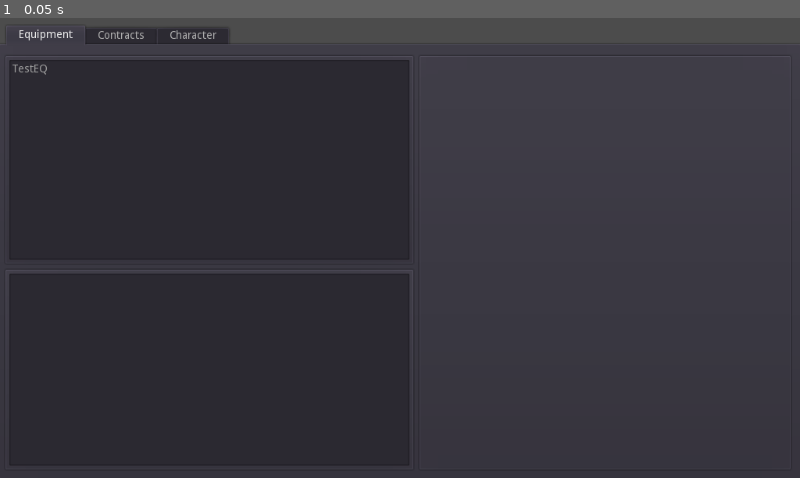
Above: before the commit, frame 1.
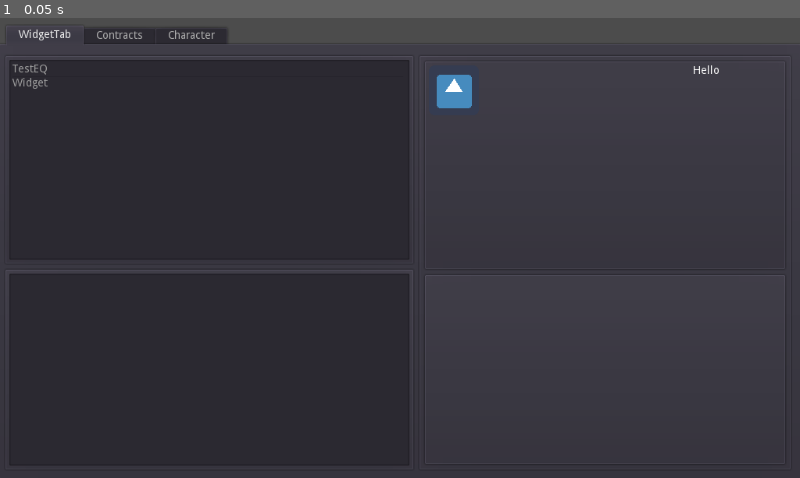
Above: after the commit, the same moment.

Repository: maxmurder/OpenEVA
Game: Godot game, scene res://scenes/UI/GUI.tscn
Two runs of this game, one before a commit and one after it. Both use one fixed random seed, a clock stepped at 60 frames per second and the inputs below. The engine's default icon, where the game draws it, is replaced by a stand-in: a white triangle on a blue panel in a dark square.
Inputs:
- Up to frame 1 (0.05 s): no input

The runs differ from the first frame. In frame 1, 0.6% of the frame differs, in the area x 1-90%, y 1-57%.

Commit message:
change "equipment" to "widget" work on widget ui

Diff:
--- a/default_env.tres
+++ b/default_env.tres
@@ -1,100 +1,14 @@
 [gd_resource type="Environment" load_steps=2 format=2]
 
 [sub_resource type="ProceduralSky" id=1]
-
-radiance_size = 4
 sky_top_color = Color( 0.0470588, 0.454902, 0.976471, 1 )
 sky_horizon_color = Color( 0.556863, 0.823529, 0.909804, 1 )
 sky_curve = 0.25
-sky_energy = 1.0
 ground_bottom_color = Color( 0.101961, 0.145098, 0.188235, 1 )
 ground_horizon_color = Color( 0.482353, 0.788235, 0.952941, 1 )
 ground_curve = 0.01
-ground_energy = 1.0
-sun_color = Color( 1, 1, 1, 1 )
-sun_latitude = 35.0
-sun_longitude = 0.0
-sun_angle_min = 1.0
-sun_angle_max = 100.0
-sun_curve = 0.05
 sun_energy = 16.0
-texture_size = 2
 
 [resource]
-
 background_mode = 2
 background_sky = SubResource( 1 )
-background_sky_custom_fov = 0.0
-background_color = Color( 0, 0, 0, 1 )
-background_energy = 1.0
-background_canvas_max_layer = 0
-ambient_light_color = Color( 0, 0, 0, 1 )
-ambient_light_energy = 1.0
-ambient_light_sky_contribution = 1.0
-fog_enabled = false
-fog_color = Color( 0.5, 0.6, 0.7, 1 )
-fog_sun_color = Color( 1, 0.9, 0.7, 1 )
-fog_sun_amount = 0.0
-fog_depth_enabled = true
-fog_depth_begin = 10.0
-fog_depth_curve = 1.0
-fog_transmit_enabled = false
-fog_transmit_curve = 1.0
-fog_height_enabled = false
-fog_height_min = 0.0
-fog_height_max = 100.0
-fog_height_curve = 1.0
-tonemap_mode = 0
-tonemap_exposure = 1.0
-tonemap_white = 1.0
-auto_exposure_enabled = false
-auto_exposure_scale = 0.4
-auto_exposure_min_luma = 0.05
-auto_exposure_max_luma = 8.0
-auto_exposure_speed = 0.5
-ss_reflections_enabled = false
-ss_reflections_max_steps = 64
-ss_reflections_fade_in = 0.15
-ss_reflections_fade_out = 2.0
-ss_reflections_depth_tolerance = 0.2
-ss_reflections_roughness = true
-ssao_enabled = false
-ssao_radius = 1.0
-ssao_intensity = 1.0
-ssao_radius2 = 0.0
-ssao_intensity2 = 1.0
-ssao_bias = 0.01
-ssao_light_affect = 0.0
-ssao_color = Color( 0, 0, 0, 1 )
-ssao_quality = 0
-ssao_blur = 3
-ssao_edge_sharpness = 4.0
-dof_blur_far_enabled = false
-dof_blur_far_distance = 10.0
-dof_blur_far_transition = 5.0
-dof_blur_far_amount = 0.1
-dof_blur_far_quality = 1
-dof_blur_near_enabled = false
-dof_blur_near_distance = 2.0
-dof_blur_near_transition = 1.0
-dof_blur_near_amount = 0.1
-dof_blur_near_quality = 1
-glow_enabled = false
-glow_levels/1 = false
-glow_levels/2 = false
-glow_levels/3 = true
-glow_levels/4 = false
-glow_levels/5 = true
-glow_levels/6 = false
-glow_levels/7 = false
-glow_intensity = 0.8
-glow_strength = 1.0
-glow_bloom = 0.0
-glow_blend_mode = 2
-glow_hdr_threshold = 1.0
-glow_hdr_scale = 2.0
-glow_bicubic_upscale = false
-adjustment_enabled = false
-adjustment_brightness = 1.0
-adjustment_contrast = 1.0
-adjustment_saturation = 1.0
--- a/project.godot
+++ b/project.godot
@@ -6,7 +6,12 @@
 ;   [section] ; section goes between []
 ;   param=value ; assign values to parameters
 
-config_version=3
+config_version=4
+
+_global_script_classes=[  ]
+_global_script_class_icons={
+
+}
 
 [application]
 
--- /dev/null
+++ b/raw/part/parts.json
@@ -0,0 +1,32 @@
+[
+    {
+        "name": "screw",
+        "hp": 10,
+        "parts": [],
+        "tags":[]
+    },
+    {
+        "name": "washer",
+        "hp": 5,
+        "parts": [],
+        "tags":[]
+    },
+    {
+        "name": "nut",
+        "hp": 10,
+        "parts": [],
+        "tags":[]
+    },
+    {
+        "name": "bolt",
+        "hp": 10,
+        "parts": [],
+        "tags":[]
+    },
+    {
+        "name": "frame",
+        "hp": 100,
+        "parts": [],
+        "tags":["STRUCT"]
+    }
+]
--- /dev/null
+++ b/raw/widgets/widget.json
@@ -0,0 +1,10 @@
+{
+    "name": "Widget",
+    "parts": [
+        {"name": "Screw", "type":"screw", "count":3 },
+        {"name": "Nut", "type":"nut", "count":1 },
+        {"name": "Bolt", "type":"bolt", "count":1 },
+        {"name": "Washer", "type": "washer", "count": 1},
+        {"name": "Frame", "type": "frame", "count": 1}
+    ]
+}
--- a/scenes/UI/GUI.tscn
+++ b/scenes/UI/GUI.tscn
@@ -1,250 +1,157 @@
-[gd_scene load_steps=3 format=2]
+[gd_scene load_steps=7 format=2]
 
-[ext_resource path="res://src/ui/inventory_list.gd" type="Script" id=1]
-[ext_resource path="res://src/ui/part_panel.gd" type="Script" id=2]
+[ext_resource path="res://src/ui/widget_ui.gd" type="Script" id=1]
+[ext_resource path="res://src/ui/inventory_list.gd" type="Script" id=2]
+[ext_resource path="res://src/ui/part_tree.gd" type="Script" id=3]
+[ext_resource path="res://src/ui/stats_panel.gd" type="Script" id=4]
+[ext_resource path="res://icon.png" type="Texture" id=5]
+[ext_resource path="res://src/ui/control_panel.gd" type="Script" id=6]
 
-[node name="GUI" type="MarginContainer" index="0"]
-
-anchor_left = 0.0
-anchor_top = 0.0
-anchor_right = 0.0
-anchor_bottom = 0.0
+[node name="GUI" type="MarginContainer"]
 margin_right = 1024.0
 margin_bottom = 600.0
-rect_pivot_offset = Vector2( 0, 0 )
-rect_clip_content = false
-mouse_filter = 0
-mouse_default_cursor_shape = 0
-size_flags_horizontal = 1
-size_flags_vertical = 1
 custom_constants/margin_right = 0
 custom_constants/margin_top = 20
 custom_constants/margin_left = 0
 custom_constants/margin_bottom = 0
-_sections_unfolded = [ "Anchor", "Margin", "Theme", "custom_constants" ]
 
-[node name="TabContainer" type="TabContainer" parent="." index="0"]
-
-anchor_left = 0.0
-anchor_top = 0.0
-anchor_right = 0.0
-anchor_bottom = 0.0
+[node name="TabContainer" type="TabContainer" parent="."]
 margin_top = 20.0
 margin_right = 1024.0
 margin_bottom = 600.0
-rect_pivot_offset = Vector2( 0, 0 )
-rect_clip_content = false
-mouse_filter = 0
-mouse_default_cursor_shape = 0
-size_flags_horizontal = 1
-size_flags_vertical = 1
 tab_align = 0
-tabs_visible = true
 
-[node name="Equipment" type="Tabs" parent="TabContainer" index="0"]
-
-anchor_left = 0.0
-anchor_top = 0.0
+[node name="WidgetTab" type="Tabs" parent="TabContainer"]
 anchor_right = 1.0
 anchor_bottom = 1.0
 margin_left = 4.0
 margin_top = 32.0
 margin_right = -4.0
 margin_bottom = -4.0
-rect_pivot_offset = Vector2( 0, 0 )
-rect_clip_content = false
-mouse_filter = 0
-mouse_default_cursor_shape = 0
-size_flags_horizontal = 1
-size_flags_vertical = 1
-tab_align = 1
-scrolling_enabled = true
 
-[node name="MarginContainer" type="MarginContainer" parent="TabContainer/Equipment" index="0"]
-
-anchor_left = 0.0
-anchor_top = 0.0
+[node name="Widget" type="MarginContainer" parent="TabContainer/WidgetTab"]
 anchor_right = 1.0
 anchor_bottom = 1.0
 margin_left = -4.0
-rect_pivot_offset = Vector2( 0, 0 )
-rect_clip_content = false
-mouse_filter = 0
-mouse_default_cursor_shape = 0
-size_flags_horizontal = 1
-size_flags_vertical = 1
 custom_constants/margin_right = 5
 custom_constants/margin_top = 5
 custom_constants/margin_left = 5
 custom_constants/margin_bottom = 5
+script = ExtResource( 1 )
 
-[node name="HBoxContainer" type="HBoxContainer" parent="TabContainer/Equipment/MarginContainer" index="0"]
-
-anchor_left = 0.0
-anchor_top = 0.0
-anchor_right = 0.0
-anchor_bottom = 0.0
+[node name="HBoxContainer" type="HBoxContainer" parent="TabContainer/WidgetTab/Widget"]
 margin_left = 5.0
 margin_top = 5.0
 margin_right = 1015.0
 margin_bottom = 539.0
-rect_pivot_offset = Vector2( 0, 0 )
-rect_clip_content = false
-mouse_filter = 1
-mouse_default_cursor_shape = 0
-size_flags_horizontal = 1
-size_flags_vertical = 1
-alignment = 0
-_sections_unfolded = [ "Theme", "custom_constants" ]
 
-[node name="VBox_Selection" type="VBoxContainer" parent="TabContainer/Equipment/MarginContainer/HBoxContainer" index="0"]
-
-anchor_left = 0.0
-anchor_top = 0.0
-anchor_right = 0.0
-anchor_bottom = 0.0
+[node name="SelectionBox" type="VBoxContainer" parent="TabContainer/WidgetTab/Widget/HBoxContainer"]
 margin_right = 526.0
 margin_bottom = 534.0
-rect_pivot_offset = Vector2( 0, 0 )
-rect_clip_content = false
-mouse_filter = 1
-mouse_default_cursor_shape = 0
-size_flags_horizontal = 1
-size_flags_vertical = 1
-alignment = 0
-_sections_unfolded = [ "Anchor", "Margin" ]
 
-[node name="EquipPanel" type="PanelContainer" parent="TabContainer/Equipment/MarginContainer/HBoxContainer/VBox_Selection" index="0"]
-
-anchor_left = 0.0
-anchor_top = 0.0
-anchor_right = 0.0
-anchor_bottom = 0.0
+[node name="EquipPanel" type="PanelContainer" parent="TabContainer/WidgetTab/Widget/HBoxContainer/SelectionBox"]
 margin_right = 526.0
 margin_bottom = 270.0
-rect_pivot_offset = Vector2( 0, 0 )
-rect_clip_content = false
-mouse_filter = 0
-mouse_default_cursor_shape = 0
-size_flags_horizontal = 1
-size_flags_vertical = 1
-_sections_unfolded = [ "Rect" ]
 
-[node name="EquipList" type="ItemList" parent="TabContainer/Equipment/MarginContainer/HBoxContainer/VBox_Selection/EquipPanel" index="0"]
-
-anchor_left = 0.0
-anchor_top = 0.0
-anchor_right = 0.0
-anchor_bottom = 0.0
+[node name="EquipList" type="ItemList" parent="TabContainer/WidgetTab/Widget/HBoxContainer/SelectionBox/EquipPanel"]
 margin_left = 7.0
 margin_top = 7.0
 margin_right = 519.0
 margin_bottom = 263.0
 rect_min_size = Vector2( 512, 256 )
-rect_pivot_offset = Vector2( 0, 0 )
-rect_clip_content = true
-focus_mode = 2
-mouse_filter = 0
-mouse_default_cursor_shape = 0
-size_flags_horizontal = 1
-size_flags_vertical = 1
 items = [ "Item 0", null, false, "Item 1", null, false, "Item 2", null, false, "Item 3", null, false, "Item 4", null, false ]
-select_mode = 0
-allow_reselect = false
-icon_mode = 1
-fixed_icon_size = Vector2( 0, 0 )
-script = ExtResource( 1 )
+script = ExtResource( 2 )
 
-[node name="PartPanel" type="PanelContainer" parent="TabContainer/Equipment/MarginContainer/HBoxContainer/VBox_Selection" index="1"]
-
-anchor_left = 0.0
-anchor_top = 0.0
-anchor_right = 0.0
-anchor_bottom = 0.0
+[node name="PartPanel" type="PanelContainer" parent="TabContainer/WidgetTab/Widget/HBoxContainer/SelectionBox"]
 margin_top = 274.0
 margin_right = 526.0
 margin_bottom = 534.0
 rect_min_size = Vector2( 0, 260 )
-rect_pivot_offset = Vector2( 0, 0 )
-rect_clip_content = false
-mouse_filter = 0
-mouse_default_cursor_shape = 0
-size_flags_horizontal = 1
-size_flags_vertical = 1
-script = ExtResource( 2 )
-_sections_unfolded = [ "Rect", "custom_styles" ]
 
-[node name="VBoxContainer" type="VBoxContainer" parent="TabContainer/Equipment/MarginContainer/HBoxContainer" index="1"]
+[node name="PartTree" type="Tree" parent="TabContainer/WidgetTab/Widget/HBoxContainer/SelectionBox/PartPanel"]
+margin_left = 7.0
+margin_top = 7.0
+margin_right = 519.0
+margin_bottom = 253.0
+script = ExtResource( 3 )
 
-anchor_left = 0.0
-anchor_top = 0.0
-anchor_right = 0.0
-anchor_bottom = 0.0
+[node name="DetailsBox" type="VBoxContainer" parent="TabContainer/WidgetTab/Widget/HBoxContainer"]
 margin_left = 530.0
 margin_right = 1009.0
 margin_bottom = 534.0
-rect_pivot_offset = Vector2( 0, 0 )
-rect_clip_content = false
-mouse_filter = 1
-mouse_default_cursor_shape = 0
-size_flags_horizontal = 1
-size_flags_vertical = 1
-alignment = 0
-_sections_unfolded = [ "Mouse", "Size Flags", "Theme", "custom_constants" ]
 
-[node name="PanelContainer" type="PanelContainer" parent="TabContainer/Equipment/MarginContainer/HBoxContainer/VBoxContainer" index="0"]
-
-anchor_left = 0.0
-anchor_top = 0.0
-anchor_right = 0.0
-anchor_bottom = 0.0
+[node name="DetailContainer" type="PanelContainer" parent="TabContainer/WidgetTab/Widget/HBoxContainer/DetailsBox"]
 margin_right = 479.0
 margin_bottom = 534.0
 rect_min_size = Vector2( 479, 534 )
-rect_pivot_offset = Vector2( 0, 0 )
-rect_clip_content = false
-mouse_filter = 0
-mouse_default_cursor_shape = 0
-size_flags_horizontal = 1
-size_flags_vertical = 1
-_sections_unfolded = [ "Rect", "custom_styles" ]
 
-[node name="Contracts" type="Tabs" parent="TabContainer" index="1"]
+[node name="VBoxContainer" type="VBoxContainer" parent="TabContainer/WidgetTab/Widget/HBoxContainer/DetailsBox/DetailContainer"]
+margin_left = 7.0
+margin_top = 7.0
+margin_right = 472.0
+margin_bottom = 527.0
 
+[node name="StatsPanel" type="PanelContainer" parent="TabContainer/WidgetTab/Widget/HBoxContainer/DetailsBox/DetailContainer/VBoxContainer"]
+margin_right = 465.0
+margin_bottom = 270.0
+script = ExtResource( 4 )
+
+[node name="HBoxContainer" type="HBoxContainer" parent="TabContainer/WidgetTab/Widget/HBoxContainer/DetailsBox/DetailContainer/VBoxContainer/StatsPanel"]
+margin_left = 7.0
+margin_top = 7.0
+margin_right = 458.0
+margin_bottom = 263.0
+
+[node name="CrossSection" type="TextureRect" parent="TabContainer/WidgetTab/Widget/HBoxContainer/DetailsBox/DetailContainer/VBoxContainer/StatsPanel/HBoxContainer"]
+margin_right = 256.0
+margin_bottom = 256.0
+rect_min_size = Vector2( 256, 256 )
+texture = ExtResource( 5 )
+
+[node name="VBoxContainer" type="VBoxContainer" parent="TabContainer/WidgetTab/Widget/HBoxContainer/DetailsBox/DetailContainer/VBoxContainer/StatsPanel/HBoxContainer"]
+margin_left = 260.0
+margin_right = 450.0
+margin_bottom = 256.0
+rect_min_size = Vector2( 190, 0 )
+
+[node name="Eq_Name" type="Label" parent="TabContainer/WidgetTab/Widget/HBoxContainer/DetailsBox/DetailContainer/VBoxContainer/StatsPanel/HBoxContainer/VBoxContainer"]
+margin_right = 190.0
+margin_bottom = 14.0
+text = "Name"
+align = 1
+
+[node name="ControlPanel" type="PanelContainer" parent="TabContainer/WidgetTab/Widget/HBoxContainer/DetailsBox/DetailContainer/VBoxContainer"]
+margin_top = 274.0
+margin_right = 465.0
+margin_bottom = 520.0
+size_flags_vertical = 3
+script = ExtResource( 6 )
+
+[node name="GridContainer" type="GridContainer" parent="TabContainer/WidgetTab/Widget/HBoxContainer/DetailsBox/DetailContainer/VBoxContainer/ControlPanel"]
+margin_left = 7.0
+margin_top = 7.0
+margin_right = 458.0
+margin_bottom = 239.0
+
+[node name="Pt_Name" type="Label" parent="TabContainer/WidgetTab/Widget/HBoxContainer/DetailsBox/DetailContainer/VBoxContainer/ControlPanel/GridContainer"]
+margin_right = 451.0
+margin_bottom = 14.0
+size_flags_horizontal = 3
+
+[node name="Contracts" type="Tabs" parent="TabContainer"]
 visible = false
-anchor_left = 0.0
-anchor_top = 0.0
 anchor_right = 1.0
 anchor_bottom = 1.0
 margin_left = 4.0
 margin_top = 32.0
 margin_right = -4.0
 margin_bottom = -4.0
-rect_pivot_offset = Vector2( 0, 0 )
-rect_clip_content = false
-mouse_filter = 0
-mouse_default_cursor_shape = 0
-size_flags_horizontal = 1
-size_flags_vertical = 1
-tab_align = 1
-scrolling_enabled = true
 
-[node name="Character" type="Tabs" parent="TabContainer" index="2"]
-
+[node name="Character" type="Tabs" parent="TabContainer"]
 visible = false
-anchor_left = 0.0
-anchor_top = 0.0
 anchor_right = 1.0
 anchor_bottom = 1.0
 margin_left = 4.0
 margin_top = 32.0
 margin_right = -4.0
 margin_bottom = -4.0
-rect_pivot_offset = Vector2( 0, 0 )
-rect_clip_content = false
-mouse_filter = 0
-mouse_default_cursor_shape = 0
-size_flags_horizontal = 1
-size_flags_vertical = 1
-tab_align = 1
-scrolling_enabled = true
--- a/src/game_manager.gd
+++ b/src/game_manager.gd
@@ -19,4 +19,5 @@
 func _ready():
 	self.partdefs = LoadDefs(Paths.raw_part_path)
 	## test
-	self.inventory.AddItem(json.Load('res://raw/equipment/testeq.json'))
+	self.inventory.AddItem(json.Load('res://raw/widgets/testeq.json'))
+	self.inventory.AddItem(json.Load('res://raw/widgets/widget.json'))
--- a/src/inventory.gd
+++ b/src/inventory.gd
@@ -1,10 +1,10 @@
 extends Node
 
-const Equipment = preload('res://src/equipment.gd')
-var equipmentInventory = []
+const widget = preload('res://src/widget.gd')
+var widgetInventory = []
 
 func AddItem(Blueprint):
-	var eq = Equipment.new()
+	var eq = widget.new()
 	eq.LoadBlueprint(Blueprint)
-	equipmentInventory.append(eq)
+	widgetInventory.append(eq)
 	return eq
--- a/src/test/json_test.gd
+++ /dev/null
@@ -1,11 +0,0 @@
-extends Node;
-
-onready var testEq = preload('res://src/equipment.gd').new()
-onready var testTree = preload('res://src/ui/tree_equipment_element.gd').new()
-var testJson = 'res://raw/equipment/testeq.json'
-
-func _ready():
-	self.add_child(testTree)
-	testEq.LoadBlueprint(testJson)
-	print(testEq)
-	testTree.init(testEq)
--- a/src/test/test.gd
+++ /dev/null
@@ -1,9 +0,0 @@
-extends Node;
-
-onready var testEq = preload("equipment.gd").new();
-
-var json = '{ "hello": "world"}';
-
-func _ready():
-	testEq.Load(json);
-	print(testEq.parts);
--- a/src/test/test_contianer.gd
+++ /dev/null
@@ -1,12 +0,0 @@
-extends PanelContainer
-
-const json = preload('res://src/utils/json.gd')
-onready var testEq = preload('res://src/equipment.gd').new()
-onready var EqTree = preload('res://src/ui/tree_equipment_element.gd')
-const testJson = 'res://raw/equipment/testeq.json'
-
-func _ready():
-	var tree = EqTree.new()
-	self.add_child(tree)
-	testEq.LoadBlueprint(json.Load(testJson))
-	tree.init(testEq)
--- /dev/null
+++ b/src/ui/control_panel.gd
@@ -0,0 +1,14 @@
+extends PanelContainer
+
+onready var container = self.find_node("GridContainer")
+
+func Clear():
+	for child in container.get_children():
+		container.remove_child(child)
+
+func Load(item):
+	self.Clear()
+	for key in item:
+		var label = Label.new()
+		label.set_text(key + ": " + str(item[key]) )
+		container.add_child(label)
--- a/src/ui/inventory_list.gd
+++ b/src/ui/inventory_list.gd
@@ -1,15 +1,9 @@
 extends ItemList
 
-onready var PartPanel = get_node("../../PartPanel")
-
 func _ready():
-	self.connect("item_selected", self, "on_select_item")
 	self.Load()
 
 func Load():
 	self.clear()
-	for item in game_manager.inventory.equipmentInventory:
+	for item in game_manager.inventory.widgetInventory:
 		self.add_item(item.name)
-
-func on_select_item(index):
-	PartPanel.Load(game_manager.inventory.equipmentInventory[index])
--- a/src/ui/part_panel.gd
+++ b/src/ui/part_panel.gd
@@ -1,11 +1,7 @@
 extends PanelContainer
 
-const json = preload('res://src/utils/json.gd')
-onready var equipTree = preload('res://src/ui/tree_equipment_element.gd').new()
+onready var equipTree = preload('res://src/ui/tree_widget_element.gd').new()
 
-func _ready():
-	self.add_child(equipTree)
-
-func Load(Equipment):
+func Load(widget):
 	equipTree.clear()
-	equipTree.init(Equipment)
+	equipTree.init(widget)
--- a/src/ui/tree_equipment_element.gd
+++ b/src/ui/part_tree.gd
@@ -1,15 +1,20 @@
 extends Tree
-var Equipment
+var widget
+
+func Load(widget):
+	self.clear()
+	self.init(widget)
 
 # recursively adds item to the tree
 func AddPart(part, parent):
 	# create the Tree item
 	var item = create_item(parent)
-	item.set_text(0, Equipment.parts[part]['name'])
+	item.set_text(0, widget.parts[part]['name'])
+	item.set_metadata(0, part)
 	# add the part to the id list
 	var ids = [part]
 	# recursively add parts and collect the ids
-	for subPart in Equipment.parts[part]['children']:
+	for subPart in widget.parts[part]['children']:
 		for id in AddPart(subPart, item):
 			ids.append(id)
 	return ids
@@ -17,10 +22,10 @@
 # generate the tree from json blueprint
 func GenerateTree():
 	# create the root node
-	self.get_root().set_text(0, Equipment.name)
+	self.get_root().set_text(0, widget.name)
 	var ids = []
 	# generate the tree items
-	for part in Equipment.parts.keys():
+	for part in widget.parts.keys():
 		# cull subparts from the base nodes
 		if not (part in ids):
 			# recursively add the part and it's children and collect the ids
@@ -28,15 +33,14 @@
 				ids.append(id)
 
 # initilize the tree
-func init(Equipment):
+func init(widget):
 	# create root node
 	self.create_item()
 	self.set_hide_root(true)
-	self.Equipment = Equipment
+	self.widget = widget
 	GenerateTree()
 
 func on_popup(arrow_clicked):
-	print('ding')
 	print(self.get_edited())
 	print(get_custom_popup_rect())
 
--- /dev/null
+++ b/src/ui/stats_panel.gd
@@ -0,0 +1,10 @@
+extends PanelContainer
+
+onready var eq_name = find_node("Eq_Name")
+
+func _ready():
+	eq_name.text = "Hello"
+	pass
+
+func Load(item):
+	eq_name.text = item.name
--- /dev/null
+++ b/src/ui/widget_ui.gd
@@ -0,0 +1,24 @@
+extends MarginContainer
+
+onready var equip_list = self.find_node("EquipList")
+onready var part_tree = self.find_node("PartTree")
+onready var stats_panel = self.find_node("StatsPanel")
+onready var control_panel = self.find_node("ControlPanel")
+
+var selected_widget
+var selected_part
+
+func _ready():
+	equip_list.connect("item_selected", self, "on_equip_select")
+	part_tree.connect("item_selected", self, "on_part_select")
+	pass
+
+func on_equip_select(index):
+	control_panel.Clear()
+	selected_widget = game_manager.inventory.widgetInventory[index]
+	stats_panel.Load(selected_widget)
+	part_tree.Load(selected_widget)
+
+func on_part_select():
+	selected_part = selected_widget.parts[part_tree.get_selected().get_metadata(0)]
+	control_panel.Load(selected_part)
--- a/src/utils/paths.gd
+++ b/src/utils/paths.gd
@@ -1,5 +1,5 @@
 const raw_part_path = 'res://raw/part/' # path to raw part definitons
-const raw_eqip_path = 'res://raw/eqipment/' # path to raw equipment definitions
+const raw_widget_path = 'res://raw/widgets/' # path to raw widget definitions
 
 static func ls(path):
 	var files = []
--- a/src/equipment.gd
+++ b/src/widget.gd
@@ -1,8 +1,8 @@
 const json = preload('res://src/utils/json.gd')
-# base equipment class
+# base widget class
 var name = '' # name of the part
 var blueprint = {} # stores the blueprint for the part
-var parts = {} # saves the parts as contstructed from the equipment blueprint
+var parts = {} # saves the parts as contstructed from the widget blueprint
 
 var partID = 0 # part uid
 
@@ -39,9 +39,12 @@
 				print( 'Warning: part [%s] contians itself as a subpart! Skipping to avoid an infinite recursion' % part['name'])
 	return id
 
-# load equipment from json
+# load widget from json
 func LoadBlueprint(blueprint):
-	name = blueprint['name']
-	for item in blueprint['parts']:
-		for itr in range(0, item['count']):
-			AddPart(item)
+	if blueprint:
+		name = blueprint['name']
+		for item in blueprint['parts']:
+			for itr in range(0, item['count']):
+				AddPart(item)
+	else:
+		printerr("could not load null blueprint")
Not shown, changed: icon.png.import
Renamed: raw/equipment/testeq.json -> raw/widgets/testeq.json
